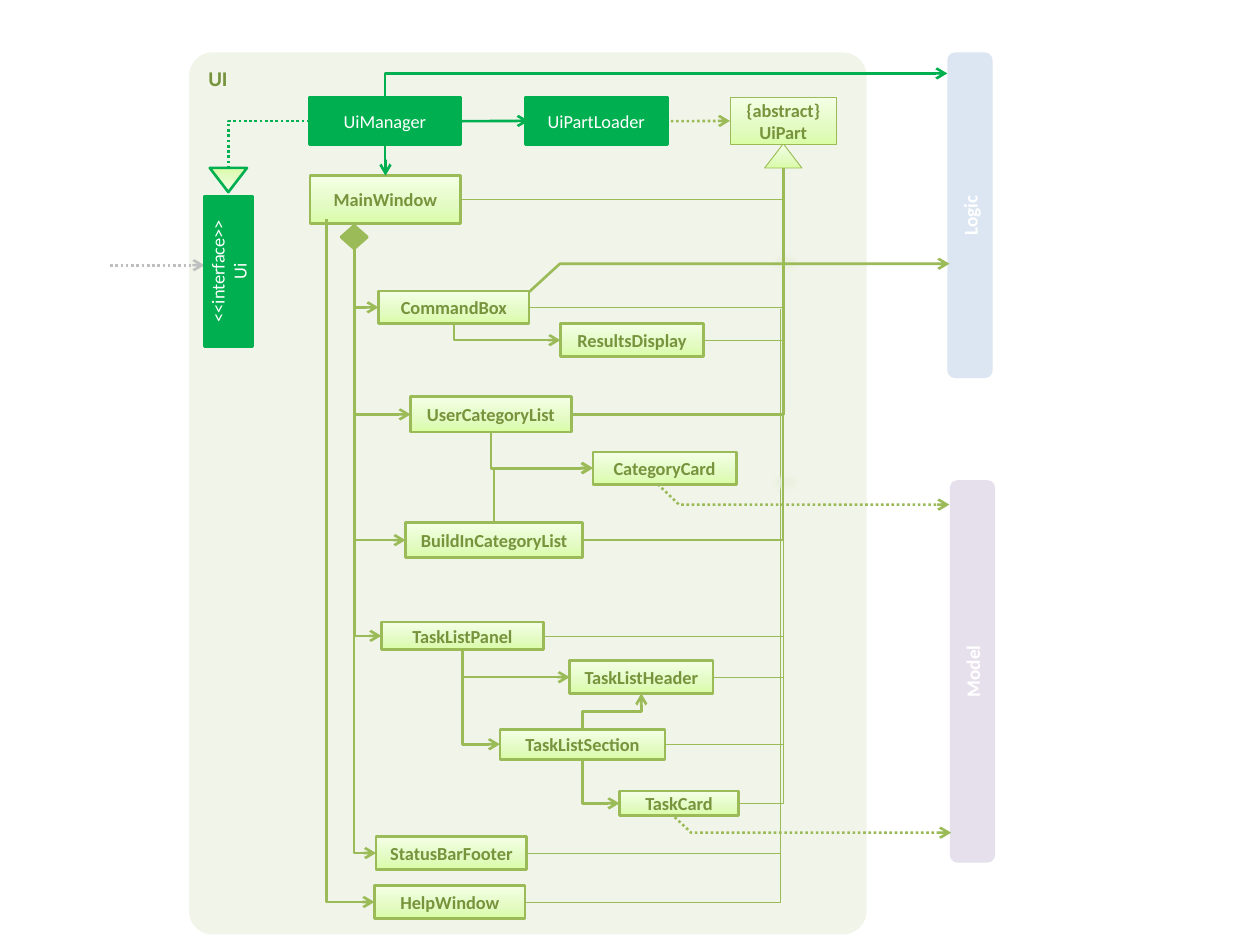
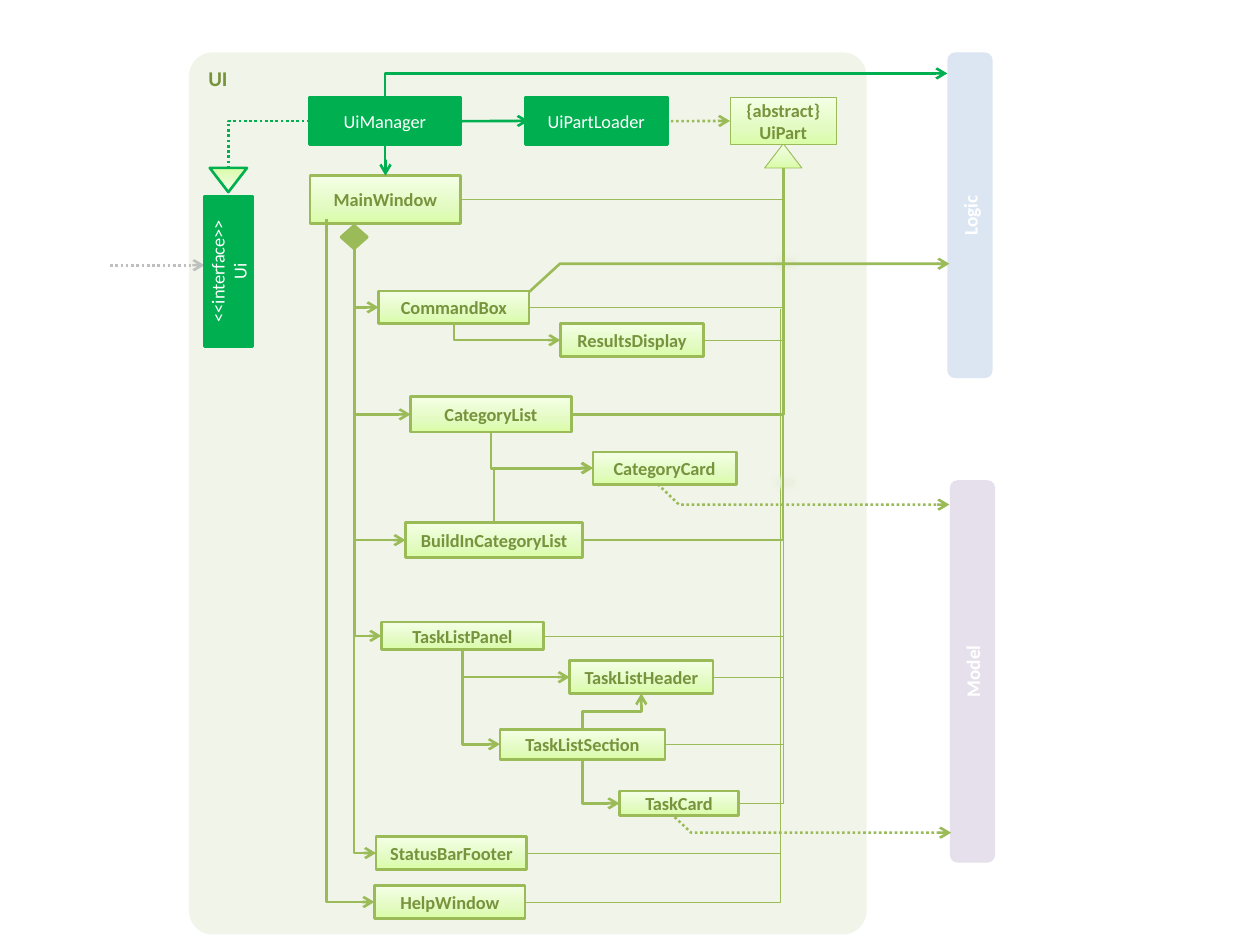
Before and after one commit to unusep/main, a slide deck: slide 1 of docs/diagrams/Diagrams_UI.pptx. Drawn at 1260x945 pixels with LibreOffice and Linux fonts; fonts in the diff are those of the drawing. Boxes give left, top, right and bottom in pixels: in the first picture for what was removed or moved away, otherwise in the second. Text is boxed around its words. In the diff, an @@ line names an element or a change of style, - is before the commit and + after.

```diff
--- a/docs/diagrams/Diagrams_UI.pptx
+++ b/docs/diagrams/Diagrams_UI.pptx
@@ text in rectangle at [444, 408, 537, 424]: text changed @@
-UserCategoryList
+CategoryList
```
Also in this commit, not shown: 1 other file.
